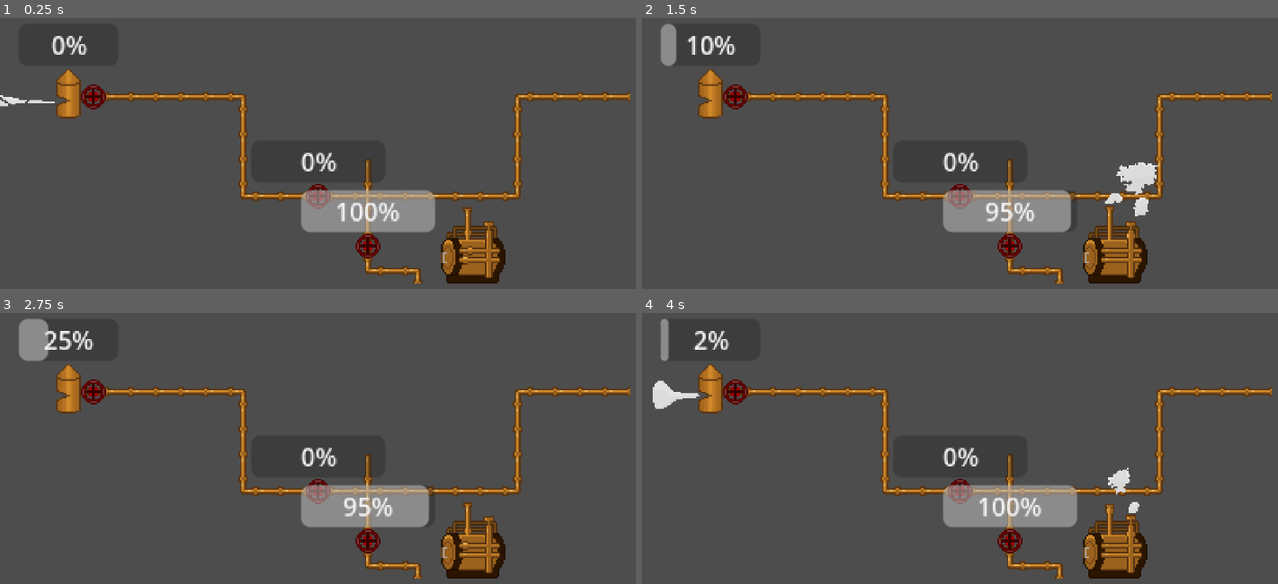
Above: before the commit, frames 1-4 (two rows, left to right).
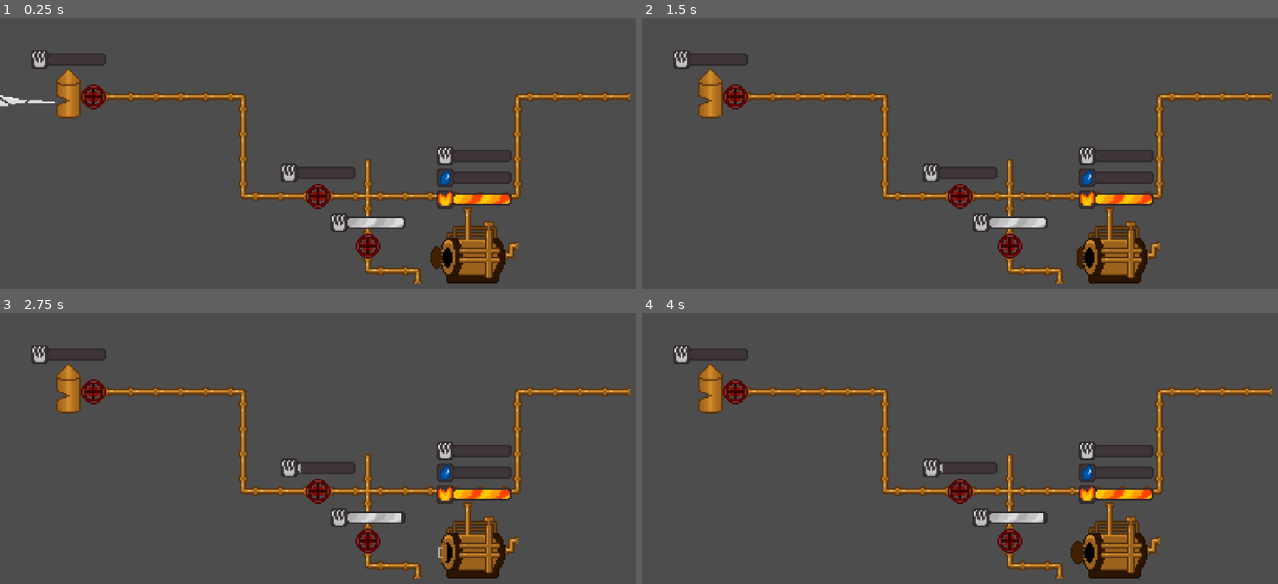
Above: after the commit, the same moments.

Repository: LeonardoSeijiNakayama/DACC_Station2-G1
Game: Godot game, scene res://Steam/steam_test_world.tscn
Same seed, same stepped clock (60 frames per second), same inputs: the game is played once before the commit and once after it. This scene is started directly instead of the project's main scene.
Inputs:
- Up to frame 1 (0.25 s): no input
- Up to frame 2 (1.5 s): tap Enter (ui_accept) at 0.5 s; hold Shift (Dash) 0.53-1.28 s; hold D (Direita) from 0.53 s (still down); tap Space (Pulo) at 0.77 s; tap Shift (Dash) at 1.35 s
- Up to frame 3 (2.75 s): tap Space (Pulo) at 1.52 s; release D (Direita) at 2.03 s; hold A (Esquerda) from 2.03 s (still down); hold Shift (Dash) from 2.03 s (still down)
- Up to frame 4 (4 s): release A (Esquerda) at 2.78 s; release Shift (Dash) at 2.78 s; hold D (Direita) from 2.78 s (still down); tap Shift (Dash) at 2.85 s; tap Space (Pulo) at 3.02, 3.77 s; hold Shift (Dash) from 3.53 s (still down)

The runs differ from the first frame. In frame 1, 5.4% of the frame differs, in the area x 4-82%, y 6-93%; in frame 2, 6.1%; in frame 3, 5.8%; in frame 4, 6.2%, in the area x 1-82%, y 1-93%.

Commit message:
alt: fiz alterações nas maquinas a vapor para incluir as barras de medidas

Diff:
--- a/Steam/Boiler/boiler.gd
+++ b/Steam/Boiler/boiler.gd
@@ -4,15 +4,23 @@
 @onready var sendSteamTimer:Timer = $SendSteamTimer
 @onready var generateSteamTimer:Timer = $GenerateSteamTimer
 @onready var animation:AnimatedSprite2D = $AnimatedSprite2D
+@onready var fireBar:TextureProgressBar = $TextureProgressBar
+@onready var waterBar:TextureProgressBar = $TextureProgressBar2
+@onready var steamBar:TextureProgressBar = $TextureProgressBar3
 
 @export_range(0.0, 100.0, 5.0) var capacity:float= 0.0
 @export_range(0.0, 100.0, 5.0) var coal_capacity:float= 0.0
+@export_range(0.0, 100.0, 5.0) var water_capacity:float = 0.0
 @export var id_destination:Array[int] = []
 
 var can_receive:bool = true
 
-const amount_constant:float = 10.0
-const amount_generate_constant:float = 20.0
+const amount_send_constant:float = 10.0
+const steam_generate_amount:float = 10.0
+const coal_amount = 20.0
+const coal_generate_amount = 20.0
+const water_amount = 20.0
+const water_generate_amount = 10.0
 
 const WORKING = 1
 const NOT_WORKING = 2
@@ -28,18 +36,23 @@
 
 
 func _physics_process(_delta: float) -> void:
-	if coal_capacity <= 0.0:
+
+	fireBar.value = coal_capacity
+	waterBar.value = water_capacity
+	steamBar.value = capacity
+
+	if (coal_capacity <= 0.0 or water_capacity <= 0.0) and capacity<=0.0:
 		current_state = NOT_WORKING
 		animation.play("NotWorking")
 
-	if generateSteamTimer.is_stopped() and coal_capacity>=amount_generate_constant:
+	if generateSteamTimer.is_stopped() and water_capacity>=water_generate_amount and coal_capacity>=coal_generate_amount and capacity < 100.0:
 		current_state = WORKING
-		generate_steam(amount_generate_constant)
+		generate_steam()
 		generateSteamTimer.start()
 		animation.play("Working")
 
-	if sendSteamTimer.is_stopped() and capacity>=amount_constant:
-		send_steam(amount_constant)
+	if sendSteamTimer.is_stopped() and capacity>=amount_send_constant:
+		send_steam(amount_send_constant)
 		sendSteamTimer.start()
 
 
@@ -82,10 +95,15 @@
 		valve.receive_steam(amount_per_valve)
 
 
-func receive_coal(amount:float)->void:
-	coal_capacity += amount
+func receive_coal()->void:
+	coal_capacity += coal_amount
 
 
-func generate_steam(amount:float)->void:
-	coal_capacity-=amount
-	capacity+=amount
+func receive_water()->void:
+	water_capacity += water_amount
+
+
+func generate_steam()->void:
+	water_capacity-=water_generate_amount
+	coal_capacity-=coal_generate_amount
+	capacity = min(capacity + steam_generate_amount, 100.0)
--- a/Steam/Boiler/boiler.tscn
+++ b/Steam/Boiler/boiler.tscn
@@ -2,6 +2,12 @@
 
 [ext_resource type="Script" uid="uid://duphyyxlrbcjj" path="res://Steam/Boiler/boiler.gd" id="1_rxw2x"]
 [ext_resource type="Texture2D" uid="uid://citsmb2sfotec" path="res://Steam/Boiler/Boiler-Sheet.png" id="2_rxw2x"]
+[ext_resource type="Texture2D" uid="uid://daek870p1clku" path="res://UI/FireBarFrame.png" id="3_bfwdb"]
+[ext_resource type="Texture2D" uid="uid://n68euajsay62" path="res://UI/FireBarContent.png" id="4_qvd4h"]
+[ext_resource type="Texture2D" uid="uid://bb31qlqqmhynw" path="res://UI/WaterBarFrame.png" id="5_1t02n"]
+[ext_resource type="Texture2D" uid="uid://bo5bo3m3po1lw" path="res://UI/WaterBarContent.png" id="6_4elnu"]
+[ext_resource type="Texture2D" uid="uid://bq4cdc0oiedp2" path="res://UI/SteamBarFrame.png" id="7_1t02n"]
+[ext_resource type="Texture2D" uid="uid://d20eko7grch63" path="res://UI/SteamBarContent.png" id="8_4elnu"]
 
 [sub_resource type="AtlasTexture" id="AtlasTexture_ajk1e"]
 atlas = ExtResource("2_rxw2x")
@@ -249,19 +255,48 @@
 
 [node name="Boiler" type="Node2D" unique_id=1042986554]
 script = ExtResource("1_rxw2x")
-capacity = null
-coal_capacity = null
-id_destination = null
 
 [node name="AnimatedSprite2D" type="AnimatedSprite2D" parent="." unique_id=1510756246]
 position = Vector2(12, -32)
 sprite_frames = SubResource("SpriteFrames_ov7sv")
 animation = &"Working"
-frame_progress = 0.16300553
+frame = 4
+frame_progress = 0.46418557
 
 [node name="SendSteamTimer" type="Timer" parent="." unique_id=1765207225]
-wait_time = 0.75
+wait_time = 3.0
 one_shot = true
 
 [node name="GenerateSteamTimer" type="Timer" parent="." unique_id=29944072]
+wait_time = 2.0
 one_shot = true
+
+[node name="TextureProgressBar" type="TextureProgressBar" parent="." unique_id=57485977]
+offset_left = -24.0
+offset_top = -44.0
+offset_right = 24.0
+offset_bottom = -4.0
+value = 50.0
+texture_under = ExtResource("3_bfwdb")
+texture_progress = ExtResource("4_qvd4h")
+texture_progress_offset = Vector2(11, 3)
+
+[node name="TextureProgressBar2" type="TextureProgressBar" parent="." unique_id=1601073785]
+offset_left = -24.0
+offset_top = -58.0
+offset_right = 24.0
+offset_bottom = -18.0
+value = 50.0
+texture_under = ExtResource("5_1t02n")
+texture_progress = ExtResource("6_4elnu")
+texture_progress_offset = Vector2(11, 3)
+
+[node name="TextureProgressBar3" type="TextureProgressBar" parent="." unique_id=1355003923]
+offset_left = -24.0
+offset_top = -72.0
+offset_right = 24.0
+offset_bottom = -32.0
+value = 50.0
+texture_under = ExtResource("7_1t02n")
+texture_progress = ExtResource("8_4elnu")
+texture_progress_offset = Vector2(11, 3)
--- a/Steam/Gun/steam_gun.gd
+++ b/Steam/Gun/steam_gun.gd
@@ -10,7 +10,7 @@
 @onready var shortAttackAnimation:AnimatedSprite2D = $ShortAttackSprite
 @onready var mediumAttackAnimation:AnimatedSprite2D = $MediumAttackSprite
 @onready var longAttackAnimation:AnimatedSprite2D = $LongAttackSprite
-@onready var capacityBar:ProgressBar = $ProgressBar
+@onready var capacityBar:TextureProgressBar = $ProgressBar
 
 @export var id = 0
 @export_range(0.0, 100.0) var capacity = 0.0
@@ -30,36 +30,35 @@
 	longAttackAnimation.visible = false
 
 func _process(_delta: float) -> void:
+	capacityBar.value = capacity
+
 	if current_state == OPENED and attackTimer.is_stopped():
 		if capacity >= 100.0:
 			longAttack()
 			attackTimer.start()
-		elif capacity >= 66.0:
+		elif capacity >= 65.0:
 			mediumAttack()
 			attackTimer.start()
-		elif capacity >= 33.0:
+		elif capacity >= 35.0:
 			shortAttack()
 			attackTimer.start()
 
 func longAttack():
 	capacity-=100.0
-	capacityBar.set_value_no_signal(capacity)
 	longAttackArea.monitoring = true
 	longAttackAnimation.visible = true
 	longAttackAnimation.play("Attack")
 	attackingTimer.start()
 
 func mediumAttack():
-	capacity-=66.0
-	capacityBar.set_value_no_signal(capacity)
+	capacity-=65.0
 	mediumAttackArea.monitoring = true
 	mediumAttackAnimation.visible = true
 	mediumAttackAnimation.play("Attack")
 	attackingTimer.start()
 
 func shortAttack():
-	capacity-=33.0
-	capacityBar.set_value_no_signal(capacity)
+	capacity-=35.0
 	shortAttackArea.monitoring = true
 	shortAttackAnimation.visible = true
 	shortAttackAnimation.play("Attack")
@@ -67,7 +66,6 @@
 
 func receive_steam(amount: float) -> void:
 	capacity = min(capacity + amount, 100.0)
-	capacityBar.set_value_no_signal(capacity)
 
 func open_valve() -> void:
 	valveAnimation.play("Opening")
--- a/Steam/Gun/steam_gun.tscn
+++ b/Steam/Gun/steam_gun.tscn
@@ -4,6 +4,8 @@
 [ext_resource type="Texture2D" uid="uid://csmumfww7d01p" path="res://Steam/Gun/SteamWhistleGun.png" id="1_se3j1"]
 [ext_resource type="Texture2D" uid="uid://dskw5ar0l24mv" path="res://Steam/Gun/SteamAttacks-Sheet.png" id="2_5itn6"]
 [ext_resource type="Texture2D" uid="uid://b28km8bx1si4m" path="res://Steam/Valve/SteamValves-Sheet.png" id="4_f8d7s"]
+[ext_resource type="Texture2D" uid="uid://bq4cdc0oiedp2" path="res://UI/SteamBarFrame.png" id="5_g8xts"]
+[ext_resource type="Texture2D" uid="uid://d20eko7grch63" path="res://UI/SteamBarContent.png" id="6_7fhna"]
 
 [sub_resource type="AtlasTexture" id="AtlasTexture_f8d7s"]
 atlas = ExtResource("1_se3j1")
@@ -513,11 +515,15 @@
 wait_time = 0.2
 one_shot = true
 
-[node name="ProgressBar" type="ProgressBar" parent="." unique_id=2125286593]
-offset_left = -40.0
-offset_top = -45.0
-offset_right = 24.0
-offset_bottom = -18.0
+[node name="ProgressBar" type="TextureProgressBar" parent="." unique_id=1332989135]
+offset_left = -32.0
+offset_top = -28.0
+offset_right = 16.0
+offset_bottom = 12.0
+value = 50.0
+texture_under = ExtResource("5_g8xts")
+texture_progress = ExtResource("6_7fhna")
+texture_progress_offset = Vector2(11, 3)
 
 [connection signal="animation_finished" from="ShortAttackSprite" to="." method="_on_short_attack_sprite_animation_finished"]
 [connection signal="animation_finished" from="MediumAttackSprite" to="." method="_on_medium_attack_sprite_animation_finished"]
--- a/Steam/Valve/steam_valve.tscn
+++ b/Steam/Valve/steam_valve.tscn
@@ -2,6 +2,8 @@
 
 [ext_resource type="Texture2D" uid="uid://b28km8bx1si4m" path="res://Steam/Valve/SteamValves-Sheet.png" id="1_ofoge"]
 [ext_resource type="Script" uid="uid://daqlxls87p3bp" path="res://Steam/Valve/steam_valve_script.gd" id="2_268dn"]
+[ext_resource type="Texture2D" uid="uid://bq4cdc0oiedp2" path="res://UI/SteamBarFrame.png" id="3_gy17w"]
+[ext_resource type="Texture2D" uid="uid://d20eko7grch63" path="res://UI/SteamBarContent.png" id="4_17xyf"]
 
 [sub_resource type="AtlasTexture" id="AtlasTexture_gy17w"]
 atlas = ExtResource("1_ofoge")
@@ -146,15 +148,19 @@
 script = ExtResource("2_268dn")
 
 [node name="SendSteamTimer" type="Timer" parent="." unique_id=1374612043]
-wait_time = 0.5
+wait_time = 2.0
 one_shot = true
 
 [node name="AnimatedSprite2D" type="AnimatedSprite2D" parent="." unique_id=789654478]
 sprite_frames = SubResource("SpriteFrames_bo83m")
 animation = &"Opening"
 
-[node name="ProgressBar" type="ProgressBar" parent="." unique_id=1622370511]
-offset_left = -43.0
-offset_top = -36.0
-offset_right = 43.0
-offset_bottom = -9.0
+[node name="ProgressBar" type="TextureProgressBar" parent="." unique_id=1839399868]
+offset_left = -24.0
+offset_top = -21.0
+offset_right = 24.0
+offset_bottom = 19.0
+value = 50.0
+texture_under = ExtResource("3_gy17w")
+texture_progress = ExtResource("4_17xyf")
+texture_progress_offset = Vector2(11, 3)
--- a/Steam/Valve/steam_valve_script.gd
+++ b/Steam/Valve/steam_valve_script.gd
@@ -1,35 +1,39 @@
 extends Node
 class_name SteamValve
 
-@onready var sendSteamTimer:Timer = $SendSteamTimer
-@onready var animation:AnimatedSprite2D = $AnimatedSprite2D
-@onready var capacityBar:ProgressBar = $ProgressBar
+@onready var sendSteamTimer: Timer = $SendSteamTimer
+@onready var animation: AnimatedSprite2D = $AnimatedSprite2D
+@onready var capacityBar: TextureProgressBar = $ProgressBar
 
-@export_range(0.0, 100.0, 5.0) var capacity:float= 0.0
+@export_range(0.0, 100.0, 5.0) var capacity: float = 0.0
 @export var id := 0
-@export var id_destination:Array[int] = []
+@export var id_destination: Array[int] = []
 
-var can_receive:bool = true
+var can_receive: bool = true
 
 const OPENED := 1
 const CLOSED := 2
 
-const amount_constant:float = 5.0
+const amount_constant: float = 5.0
 
 var current_state := OPENED
 var destination_valves: Array[Node] = []
 
 
 func _ready() -> void:
-	capacityBar.set_value_no_signal(capacity)
+	capacityBar.value = capacity
+
+	sendSteamTimer.one_shot = true
+	sendSteamTimer.timeout.connect(_on_send_steam_timer_timeout)
+
 	add_to_group("steam")
 	call_deferred("find_destination_valves")
 
+	_try_start_cooldown()
+
 
 func _physics_process(_delta: float) -> void:
-	if current_state == OPENED and sendSteamTimer.is_stopped() and capacity>=amount_constant:
-		send_steam(amount_constant)
-		sendSteamTimer.start()
+	pass
 
 
 func find_destination_valves() -> void:
@@ -68,16 +72,18 @@
 	var amount_per_valve: float = steam_to_send / available_valves.size()
 
 	capacity -= steam_to_send
-	capacityBar.set_value_no_signal(capacity)
+	capacityBar.value = capacity
+
 
 	for valve in available_valves:
 		valve.receive_steam(amount_per_valve)
 
 
 func receive_steam(amount: float) -> void:
-
+	print("Valvula ", id, " recebeu vapor")
 	capacity = min(capacity + amount, 100.0)
-	capacityBar.set_value_no_signal(capacity)
+	capacityBar.value = capacity
+	_try_start_cooldown()
 
 
 func open_valve() -> void:
@@ -88,3 +94,18 @@
 func close_valve() -> void:
 	animation.play("Closing")
 	current_state = CLOSED
+
+
+func _try_start_cooldown() -> void:
+	if current_state == CLOSED:
+		return
+
+	if sendSteamTimer.is_stopped() and capacity >= amount_constant:
+		sendSteamTimer.start()
+
+
+func _on_send_steam_timer_timeout() -> void:
+	if current_state == OPENED and capacity >= amount_constant:
+		send_steam(amount_constant)
+
+	_try_start_cooldown()
--- a/Steam/steam_test_world.tscn
+++ b/Steam/steam_test_world.tscn
@@ -53,6 +53,5 @@
 
 [node name="Boiler" parent="." unique_id=1042986554 instance=ExtResource("4_ts7hx")]
 position = Vector2(252, 160)
-capacity = 0.0
 coal_capacity = 100.0
 id_destination = Array[int]([1])
Binary file changed: Steam/Boiler/Boiler-Sheet.png
